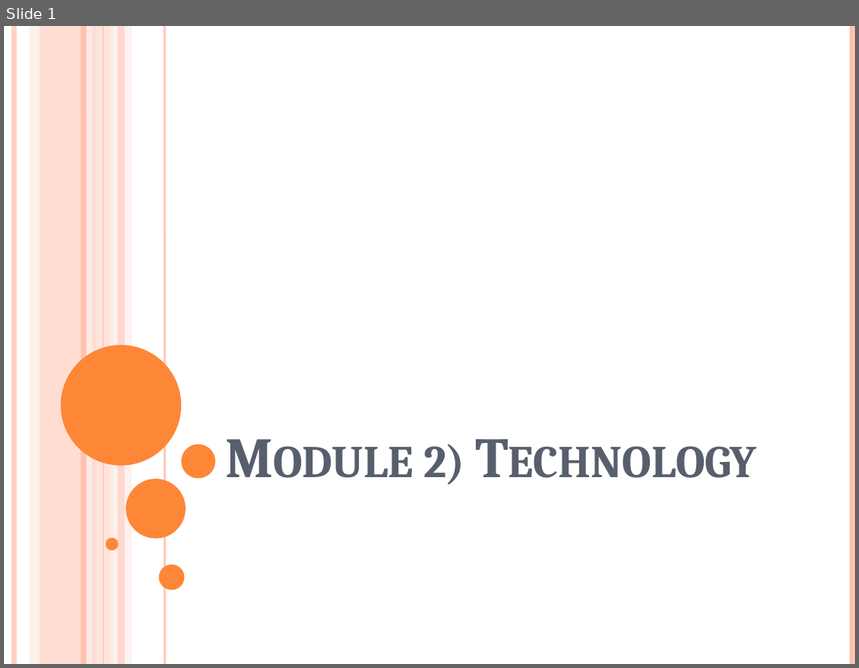
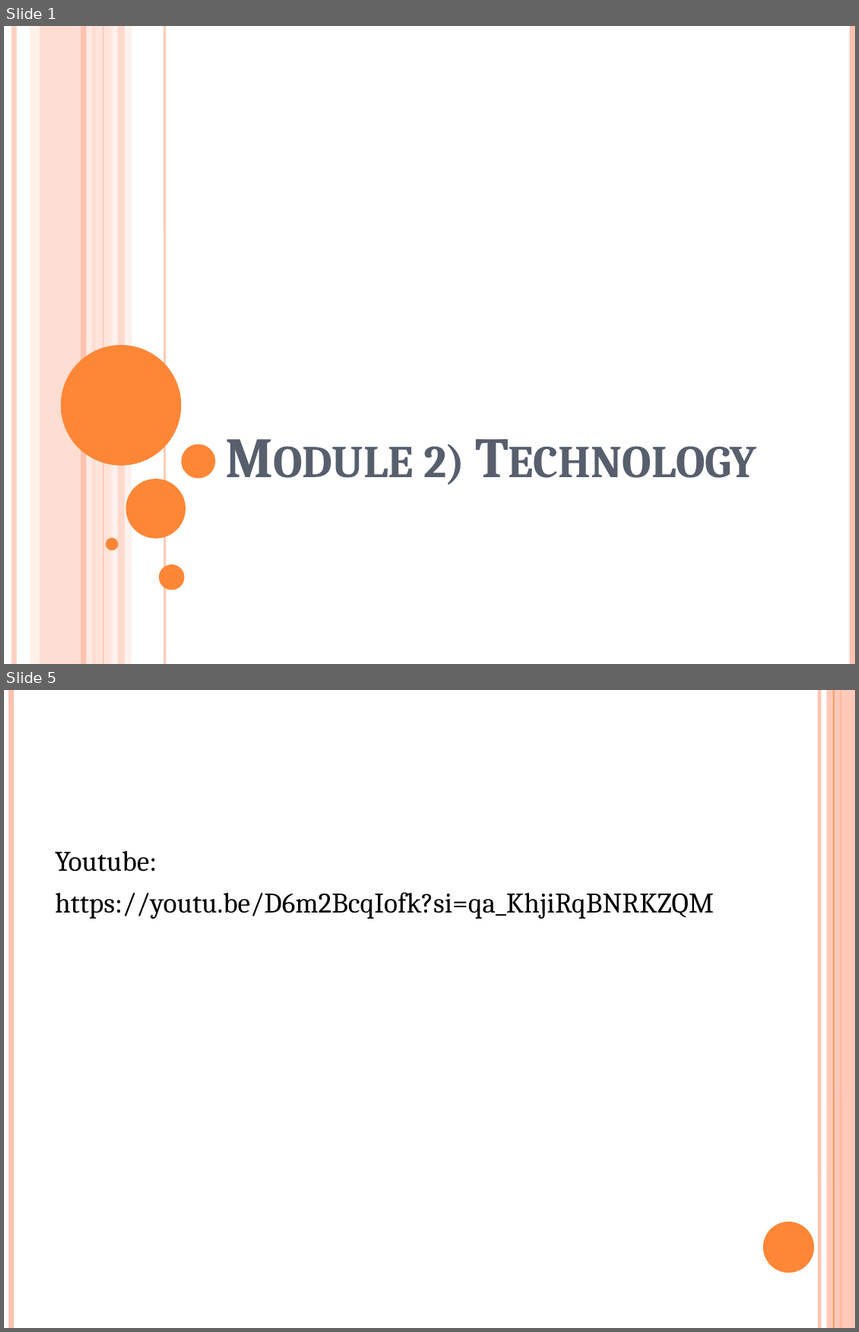
Before and after one commit to Akshaybaldha001/Top, a slide deck: Assinment/(modual-2 )ss.pptx. Shown one above the other, each under a label of ours: slide 1 before the commit, slides 1 and 5 after it; the slides between them are not shown. The pictures are 859x668 and 859x1332 pixels, drawn with LibreOffice and Linux fonts; fonts in the diff are those of the drawing. Boxes give left, top, right and bottom in pixels: in the first picture for what was removed or moved away, otherwise in the second. Text is boxed around its words. In the diff, an @@ line names an element or a change of style, - is before the commit and + after.

```diff
--- a/Assinment/(modual-2 )ss.pptx
+++ b/Assinment/(modual-2 )ss.pptx
@@ slide 5 added at [4, 690, 855, 1328], background #FFFFFF @@
@@ line added from (11, 690) to (11, 1328), #FEC3AE 4.5 pt @@
@@ line added from (819, 690) to (819, 1328), #FEC3AE 3 pt @@
@@ rectangle added at [827, 690, 855, 1328], fill #FEC3AE at 87% opacity @@
@@ line added from (834, 690) to (834, 1328), #FE8637 0.75 pt @@
@@ line added from (841, 690) to (841, 1328), #FE8637 1.5 pt @@
@@ text added at [55, 851, 714, 919], 24 pt, text #000000 @@
+Youtube:
+https://youtu.be/D6m2BcqIofk?si=qa_KhjiRqBNRKZQM
@@ ellipse added at [763, 1222, 814, 1273], fill #FE8637 @@
```
Also in this commit, not shown: 3 slides changed.
